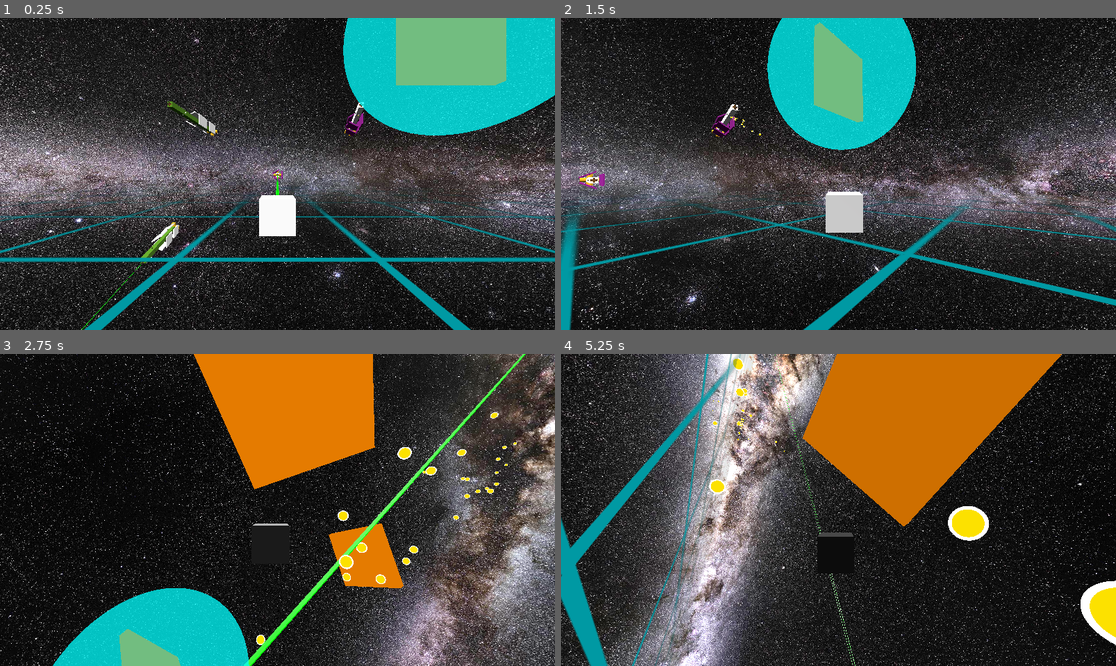
Above: before the commit, frames 1-4 (two rows, left to right).
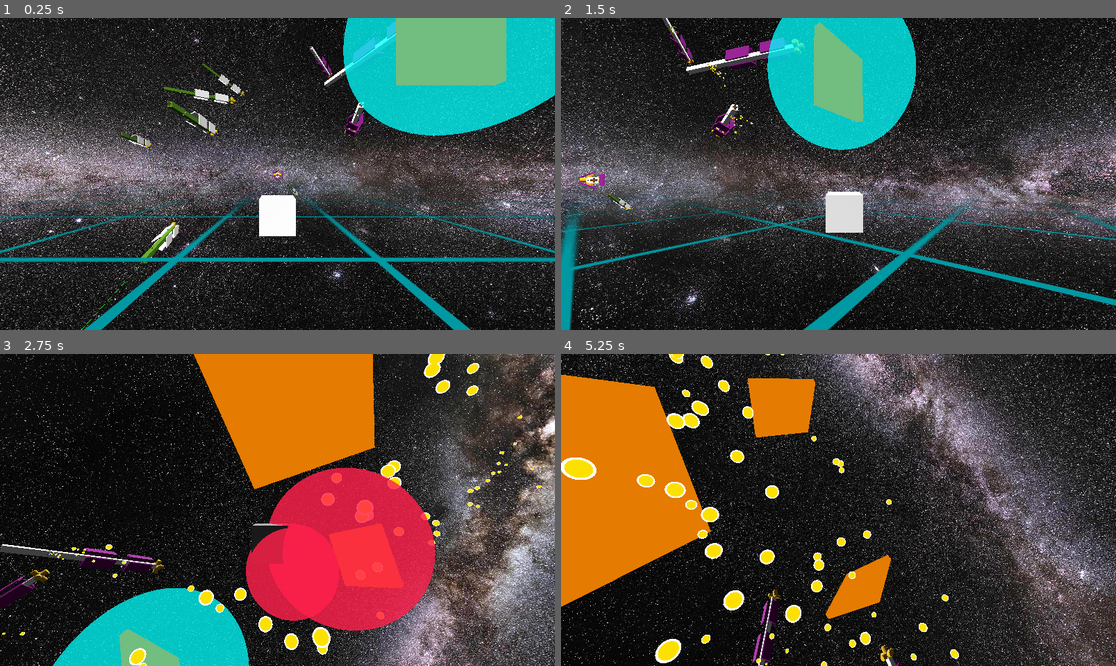
Above: after the commit, the same moments.

Repository: david-andrew/Aberration
Game: Godot game, scene res://world.tscn
Two runs of this game, one before a commit and one after it. Both use one fixed random seed, a clock stepped at 60 frames per second and the inputs below.
Inputs:
- Up to frame 1 (0.25 s): no input
- Up to frame 2 (1.5 s): hold Right (right) 0.53-1.28 s; hold A (a) 0.53-1.28 s; tap D (d) at 0.8, 1.35 s; hold Down (down) from 1.28 s (still down)
- Up to frame 3 (2.75 s): tap E (e) at 1.55 s; release Down (down) at 2.03 s; hold Right (right) from 2.03 s (still down); hold E (e) from 2.03 s (still down); tap S (s) at 2.3 s
- Up to frame 4 (5.25 s): release Right (right) at 2.78 s; release E (e) at 2.78 s; hold Up (up) 2.78-3.53 s; tap S (s) at 2.85 s; tap A (a) at 3.05 s; hold A (a) 3.53-4.28 s; hold Left (left) 3.53-5.03 s; tap D (d) at 3.8 s; tap Caps Lock (caps-lock) at 4.35 s; tap E (e) at 4.55 s; hold Down (down) from 5.03 s (still down); hold Ctrl (ctrl) from 5.03 s (still down)

The runs differ from the first frame. In frame 1, 1.0% of the frame differs, in the area x 15-72%, y 0-99%; in frame 2, 1.0%; in frame 3, 17%; in frame 4, 78%, in the area x 0-100%, y 0-100%.

Commit message:
added a bunch of ships

Diff:
--- a/world.tscn
+++ b/world.tscn
@@ -55,10 +55,54 @@
 [node name="TeamID" parent="LargeShip" instance=ExtResource("6_pbg1v")]
 team = 0
 
+[node name="LargeShip5" parent="." instance=ExtResource("1_h85ca")]
+transform = Transform3D(0.965926, 0, 0.258819, 0, 1, 0, -0.258819, 0, 0.965926, -217, 53, -306)
+
+[node name="TeamID" parent="LargeShip5" instance=ExtResource("6_pbg1v")]
+team = 0
+
+[node name="LargeShip6" parent="." instance=ExtResource("1_h85ca")]
+transform = Transform3D(0.5, 0, -0.866025, 0, 1, 0, 0.866025, 0, 0.5, -117, 122, -306)
+
+[node name="TeamID" parent="LargeShip6" instance=ExtResource("6_pbg1v")]
+team = 0
+
+[node name="LargeShip7" parent="." instance=ExtResource("1_h85ca")]
+transform = Transform3D(0.433013, 0.5, -0.75, -0.25, 0.866025, 0.433013, 0.866025, 0, 0.5, -117, 205.677, -436.906)
+
+[node name="TeamID" parent="LargeShip7" instance=ExtResource("6_pbg1v")]
+team = 0
+
+[node name="LargeShip8" parent="." instance=ExtResource("1_h85ca")]
+transform = Transform3D(0.808013, 0.433013, -0.399519, -0.25, 0.866025, 0.433013, 0.533494, -0.25, 0.808013, 55, -56, -730.366)
+
+[node name="TeamID" parent="LargeShip8" instance=ExtResource("6_pbg1v")]
+team = 0
+
 [node name="LargeShip2" parent="." instance=ExtResource("1_h85ca")]
 transform = Transform3D(0.965926, 0, -0.258819, 0, 1, 0, 0.258819, 0, 0.965926, 76, 53, -195)
 
 [node name="TeamID" parent="LargeShip2" instance=ExtResource("6_pbg1v")]
+
+[node name="LargeShip9" parent="." instance=ExtResource("1_h85ca")]
+transform = Transform3D(0.866026, 0, -0.5, 0, 1, 0, 0.5, 0, 0.866026, 76, 194, -348)
+
+[node name="TeamID" parent="LargeShip9" instance=ExtResource("6_pbg1v")]
+
+[node name="LargeShip10" parent="." instance=ExtResource("1_h85ca")]
+transform = Transform3D(-0.5, -3.08008e-09, -0.866025, 0.224144, 0.965926, -0.129409, 0.836516, -0.258819, -0.482963, 76, 194, -67)
+
+[node name="TeamID" parent="LargeShip10" instance=ExtResource("6_pbg1v")]
+
+[node name="LargeShip11" parent="." instance=ExtResource("1_h85ca")]
+transform = Transform3D(-0.974444, 0.224144, -0.0147546, 0.224144, 0.965926, -0.129409, -0.0147546, -0.129409, -0.991481, 76, 228, -164)
+
+[node name="TeamID" parent="LargeShip11" instance=ExtResource("6_pbg1v")]
+
+[node name="LargeShip12" parent="." instance=ExtResource("1_h85ca")]
+transform = Transform3D(-0.851271, 0.12941, -0.508519, 0.224144, 0.965926, -0.129409, 0.474444, -0.224144, -0.851271, 76, 101, -164)
+
+[node name="TeamID" parent="LargeShip12" instance=ExtResource("6_pbg1v")]
 
 [node name="LargeShip3" parent="." instance=ExtResource("1_h85ca")]
 transform = Transform3D(0.965926, 0, 0.258819, 0, 1, 0, -0.258819, 0, 0.965926, -114, -64, -195)
